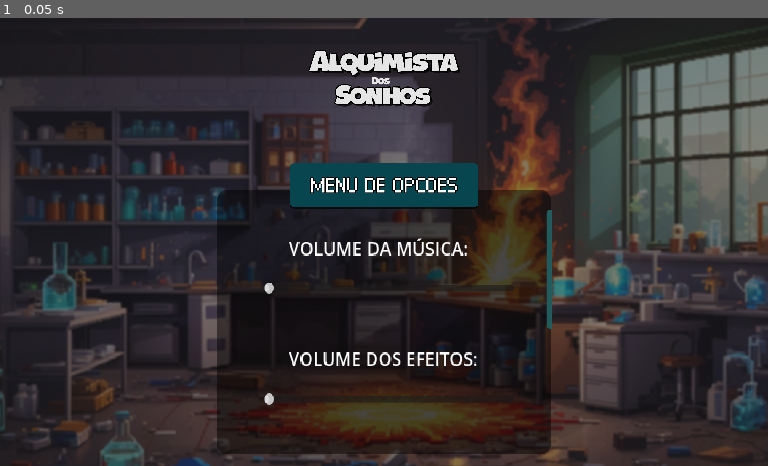
Above: before the commit, frame 1.
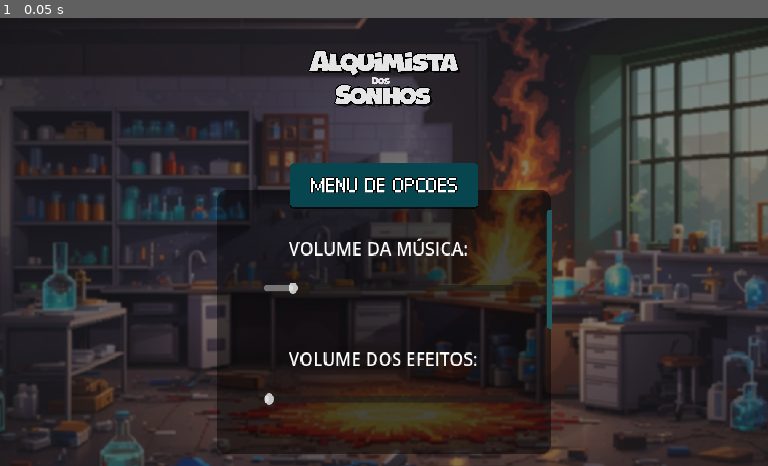
Above: after the commit, the same moment.

Repository: Eduardo-Pyment/Alquimista_dos_Sonhos-A_ultima_semente
Game: Godot game, scene res://Menus/MenuPrincipal/menu_opcoes.tscn
Two runs of this game, one before a commit and one after it. Both use one fixed random seed, a clock stepped at 60 frames per second and the inputs below. This scene is started directly instead of the project's main scene.
Inputs:
- Up to frame 1 (0.05 s): no input

The runs differ from the first frame. In frame 1, less than 0.1% of the frame differs, in the area x 34-39%, y 59-62%.

Commit message:
refatoração do save and load e corrigido bug do fullscreen

Diff:
--- a/Menus/MenuPrincipal/MenuOpcoes.gd
+++ b/Menus/MenuPrincipal/MenuOpcoes.gd
@@ -1,9 +1,8 @@
 extends Control
 
 @onready var music_slider: HSlider = %MusicaSlider
-@onready var full_screen = %FullScreen
+@onready var full_screen: CheckButton = %FullScreen
 
-var SETTINGS_FILE_PATH = "user://options.cfg"
 var config = ConfigFile.new()
 
 func _ready():
@@ -13,36 +12,30 @@
 	save_opcoes()
 	get_tree().change_scene_to_file("res://Menus/MenuPrincipal/menu_principal.tscn")
 
+func save_opcoes():
+	config.set_value(OptionsConstants.section_name, OptionsConstants.music_volume_key_name, music_slider.value)
+	config.set_value(OptionsConstants.section_name, OptionsConstants.fullscreen_key_name, full_screen.button_pressed)
+
+	config.save(OptionsConstants.config_file_name)
+
 func load_opcoes():
-	var error = config.load(SETTINGS_FILE_PATH)
-	if error == OK:
-		music_slider.value = config.get_value("SETTINGS_MENU_SECTION", "MUSIC_SLIDER_VALUE", 0.5)
+	var err = config.load(OptionsConstants.config_file_name)
 
-		#Essa linha não ta funcionando:
-		#full_screen.pressed = config.get_value("SETTINGS_MENU_SECTION", "FULLSCREEN_VALUE")
-	else:
-		print("Erro ao carregar configurações.")
+	var music_volum = config.get_value(OptionsConstants.section_name, OptionsConstants.music_volume_key_name, 1)
+	var fullscreen_button = config.get_value(OptionsConstants.section_name, OptionsConstants.fullscreen_key_name, false)
 
-func save_opcoes():
-	config.set_value("SETTINGS_MENU_SECTION", "MUSIC_SLIDER_VALUE", music_slider.value)
-
-	#Essa linha complementa a de cima e não está funcionando
-	#config.set_value("SETTINGS_MENU_SECTION", "FULLSCREEN_VALUE", full_screen.pressed)
-	var error = config.save(SETTINGS_FILE_PATH)
-	if error == OK:
-		print("Configurações salvas com sucesso.")
-	else:
-		print("Erro ao salvar configurações.")
+	music_slider.value = music_volum
+	full_screen.button_pressed = fullscreen_button
 
 func _on_musica_slider_value_changed(value):
 	AudioServer.set_bus_volume_db(AudioServer.get_bus_index("Music"), linear_to_db(value / 10.0))
 
-func _on_full_screen_toggled(button_pressed: bool):
-	if button_pressed == true:
-		DisplayServer.window_set_mode(DisplayServer.WINDOW_MODE_FULLSCREEN)
+func _on_full_screen_toggled(button_pressed):
+	if button_pressed:
+		if DisplayServer.window_get_mode() != DisplayServer.WINDOW_MODE_EXCLUSIVE_FULLSCREEN:
+			DisplayServer.window_set_mode(DisplayServer.WINDOW_MODE_EXCLUSIVE_FULLSCREEN)
+		#DisplayServer.window_set_mode(DisplayServer.WINDOW_MODE_FULLSCREEN)
 	else:
-		DisplayServer.window_set_mode(DisplayServer.WINDOW_MODE_WINDOWED)
-	if button_pressed:
-		print("Botão Full Screen pressionado")
-	else:
-		print("Tá não em")
+		if DisplayServer.window_get_mode() != DisplayServer.WINDOW_MODE_WINDOWED:
+			DisplayServer.window_set_mode(DisplayServer.WINDOW_MODE_WINDOWED)
+		#DisplayServer.window_set_mode(DisplayServer.WINDOW_MODE_WINDOWED)
--- /dev/null
+++ b/Menus/MenuPrincipal/OpcoesConstants.gd
@@ -0,0 +1,8 @@
+extends Node
+class_name OptionsConstants
+
+const config_file_name = "user://options.cfg"
+
+const section_name = "Options"
+const music_volume_key_name = "music_volume"
+const fullscreen_key_name = "fullscreen"
